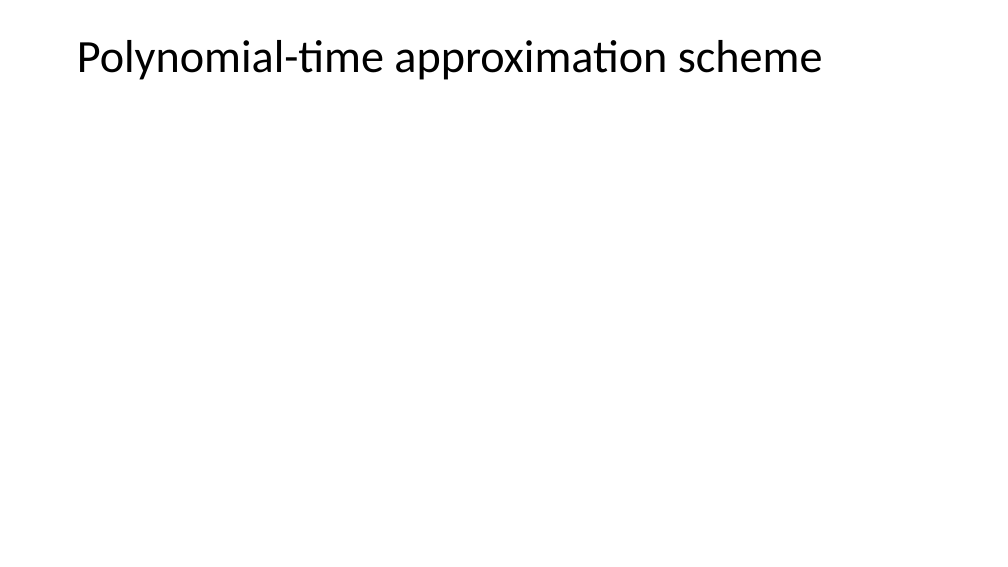
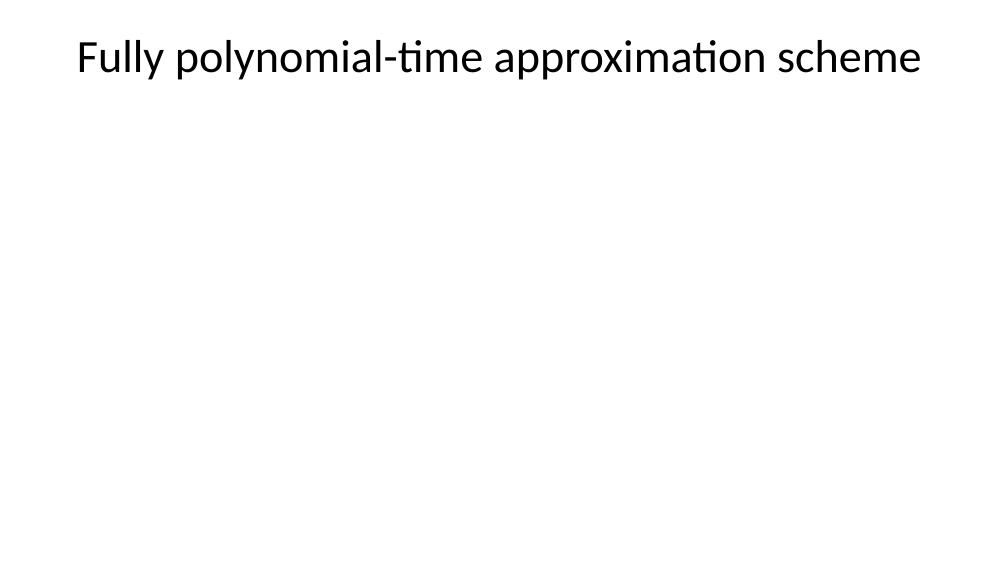
Before and after one commit to Speedphil544/Vortrag, a slide deck: slide 5 of MMCFP.pptx. Drawn at 1008x567 pixels with LibreOffice and Linux fonts; fonts in the diff are those of the drawing; grey boxes stand for pictures. Boxes give left, top, right and bottom in pixels: in the first picture for what was removed or moved away, otherwise in the second. Text is boxed around its words. In the diff, an @@ line names an element or a change of style, - is before the commit and + after.

```diff
--- a/MMCFP.pptx
+++ b/MMCFP.pptx
@@ title at box(77, 40, 922, 80): text changed @@
-Polynomial-time approximation scheme
+Fully polynomial-time approximation scheme
```
Also in this commit, not shown: 6 other slides changed.
